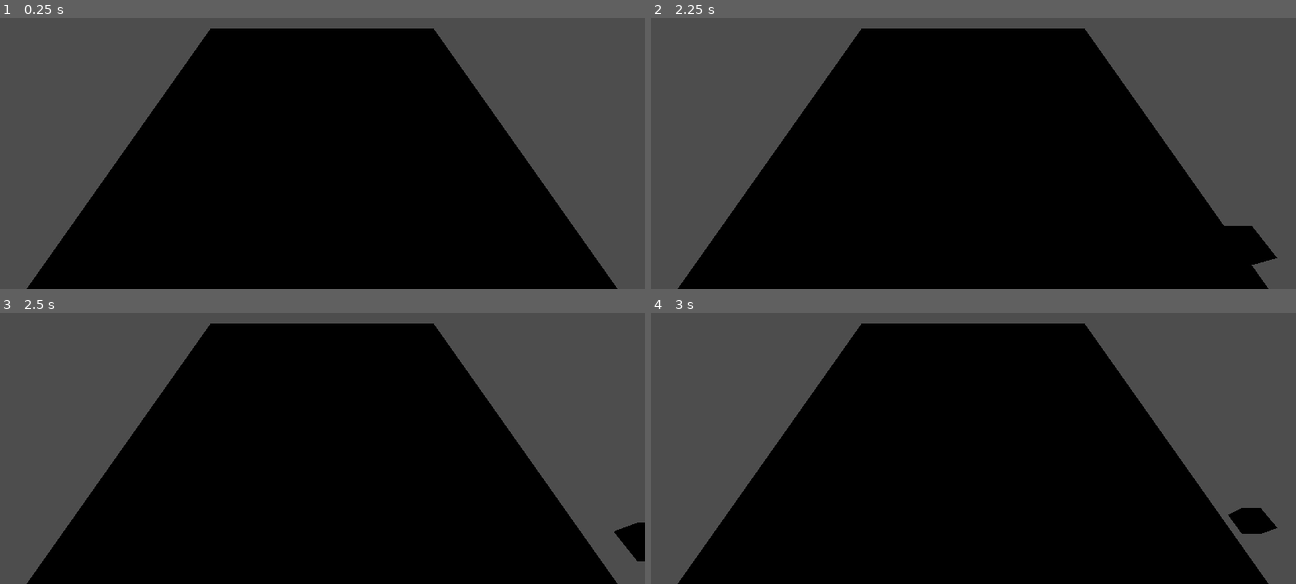
Above: before the commit, frames 1-4 (two rows, left to right).
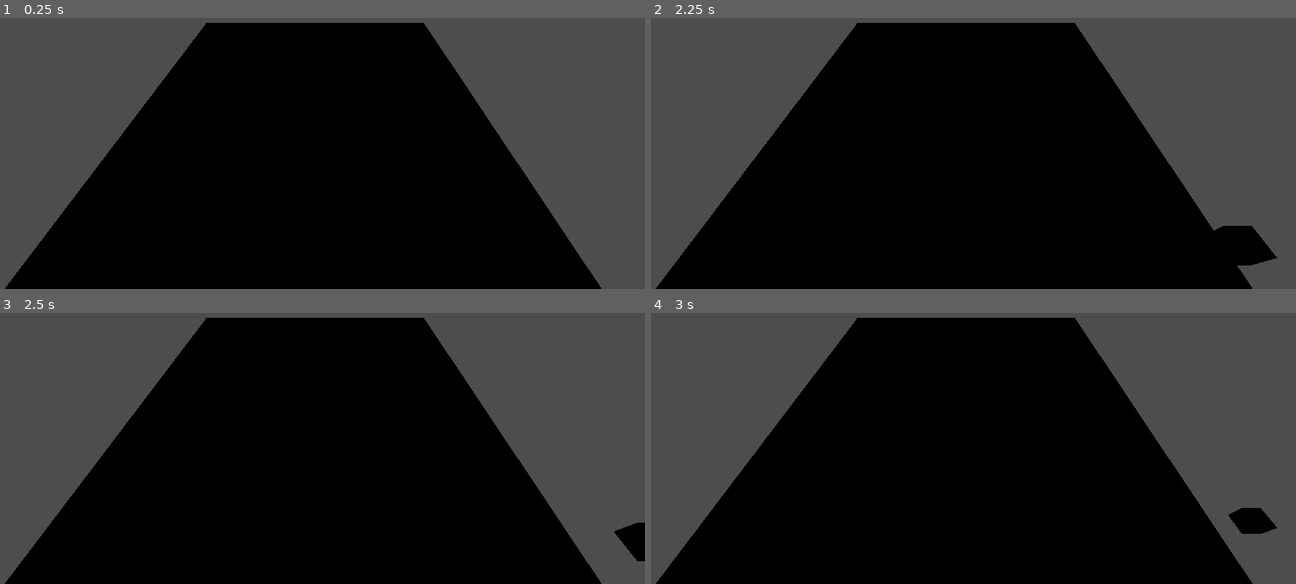
Above: after the commit, the same moments.

Repository: mwilcome/VacuumRogue
Game: Godot game, scene res://main.tscn
The game is run twice, just before and just after one commit, with the same random seed, the same clock (stepped at 60 frames per second) and the same inputs.
Inputs:
- Up to frame 1 (0.25 s): no input
- Up to frame 2 (2.25 s): tap Enter at 0.5, 2 s; hold Right (ui_right) 0.53-1.28 s; tap Space at 1.25 s; hold Down (ui_down) 1.28-2.03 s; hold Right (ui_right) from 2.03 s (still down)
- Up to frame 3 (2.5 s): keep holding Right (ui_right)
- Up to frame 4 (3 s): release Right (ui_right) at 2.78 s; hold Up (ui_up) from 2.78 s (still down)

The runs differ from the first frame. In frame 1, 4.6% of the frame differs, in the area x 0-96%, y 1-100%; in frame 2, 4.3%; in frame 3, 4.6%; in frame 4, 4.6%.

Commit message:
Added trash objects scattered

Diff:
--- a/main.tscn
+++ b/main.tscn
@@ -1,6 +1,7 @@
-[gd_scene load_steps=8 format=3 uid="uid://dl7ry0x4mevi3"]
+[gd_scene load_steps=9 format=3 uid="uid://dl7ry0x4mevi3"]
 
 [ext_resource type="Script" path="res://vacuum.gd" id="1_ehgvg"]
+[ext_resource type="PackedScene" uid="uid://b58kqkhkkeq8k" path="res://trash.tscn" id="2_0l0g1"]
 
 [sub_resource type="StandardMaterial3D" id="StandardMaterial3D_qk4mp"]
 albedo_color = Color(0, 0, 1, 1)
@@ -40,8 +41,41 @@
 transform = Transform3D(1, 0, 0, 0, 1, 0, 0, 0, 1, 0, -0.1, 0)
 
 [node name="Floor" type="MeshInstance3D" parent="FloorBody"]
+transform = Transform3D(1, 0, 0, 0, 1, 0, 0, 0, 1, -0.317268, 0.0526046, -0.48488)
 material_override = SubResource("StandardMaterial3D_16n78")
 mesh = SubResource("BoxMesh_d7p74")
 
 [node name="FloorCollision" type="CollisionShape3D" parent="FloorBody"]
 shape = SubResource("BoxShape3D_qj4cn")
+
+[node name="TrashContainer" type="Node3D" parent="."]
+
+[node name="Trash" parent="TrashContainer" instance=ExtResource("2_0l0g1")]
+transform = Transform3D(1, 0, 0, 0, 1, 0, 0, 0, 1, 1, 0.1, 1)
+
+[node name="Trash2" parent="TrashContainer" instance=ExtResource("2_0l0g1")]
+transform = Transform3D(1, 0, 0, 0, 1, 0, 0, 0, 1, 3, 0.1, 1)
+
+[node name="Trash3" parent="TrashContainer" instance=ExtResource("2_0l0g1")]
+transform = Transform3D(1, 0, 0, 0, 1, 0, 0, 0, 1, 1, 0.1, 4)
+
+[node name="Trash4" parent="TrashContainer" instance=ExtResource("2_0l0g1")]
+transform = Transform3D(1, 0, 0, 0, 1, 0, 0, 0, 1, 2, 0.1, 4)
+
+[node name="Trash5" parent="TrashContainer" instance=ExtResource("2_0l0g1")]
+transform = Transform3D(1, 0, 0, 0, 1, 0, 0, 0, 1, 4.3, 0.1, 3)
+
+[node name="Trash6" parent="TrashContainer" instance=ExtResource("2_0l0g1")]
+transform = Transform3D(1, 0, 0, 0, 1, 0, 0, 0, 1, -1, 0.1, 1)
+
+[node name="Trash7" parent="TrashContainer" instance=ExtResource("2_0l0g1")]
+transform = Transform3D(1, 0, 0, 0, 1, 0, 0, 0, 1, -2, 0.1, -1.5)
+
+[node name="Trash8" parent="TrashContainer" instance=ExtResource("2_0l0g1")]
+transform = Transform3D(1, 0, 0, 0, 1, 0, 0, 0, 1, -3, 0.1, 3)
+
+[node name="Trash9" parent="TrashContainer" instance=ExtResource("2_0l0g1")]
+transform = Transform3D(1, 0, 0, 0, 1, 0, 0, 0, 1, 2, 0.1, -4)
+
+[node name="Trash10" parent="TrashContainer" instance=ExtResource("2_0l0g1")]
+transform = Transform3D(1, 0, 0, 0, 1, 0, 0, 0, 1, -3.5, 0.1, -3)
